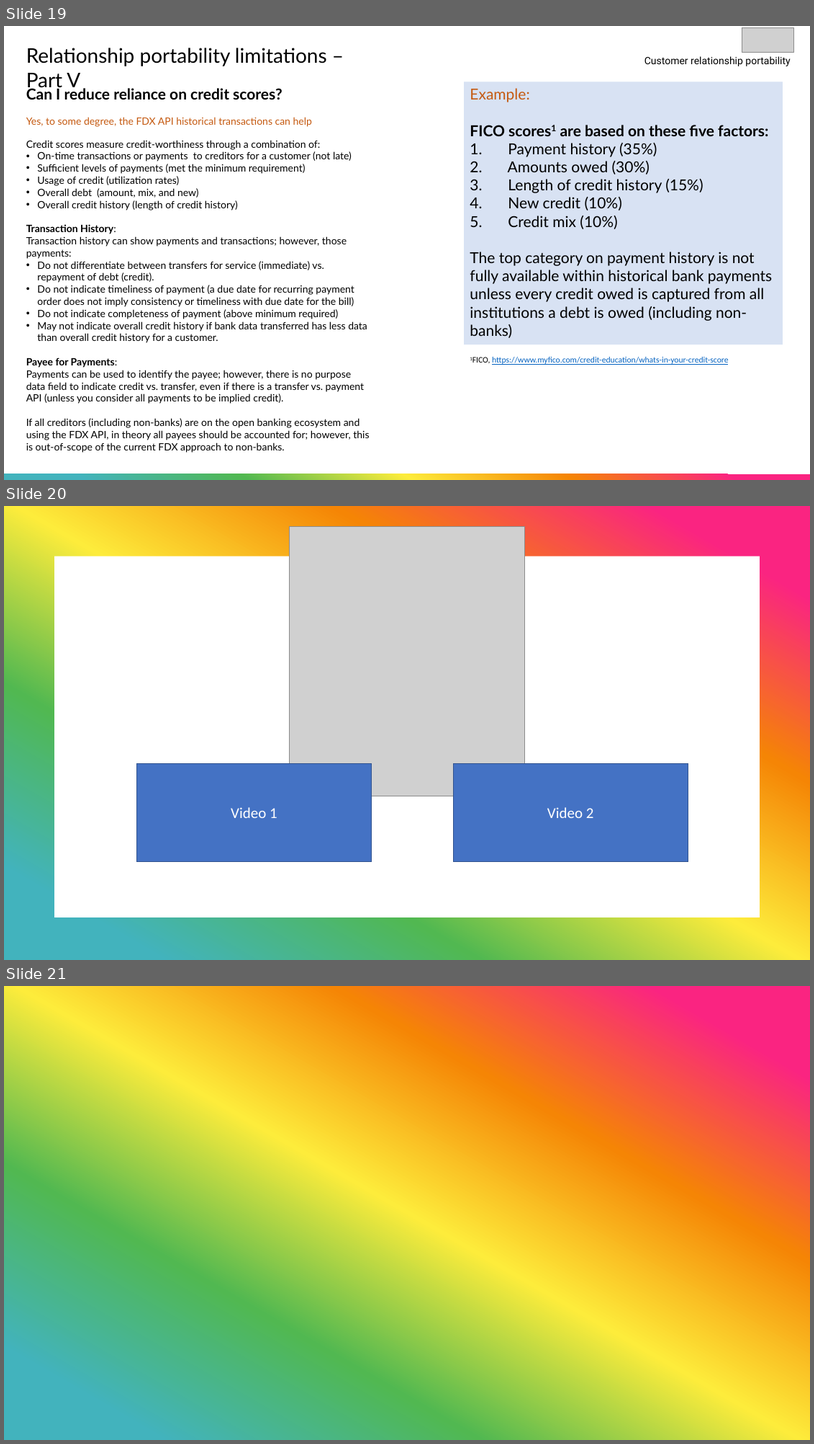
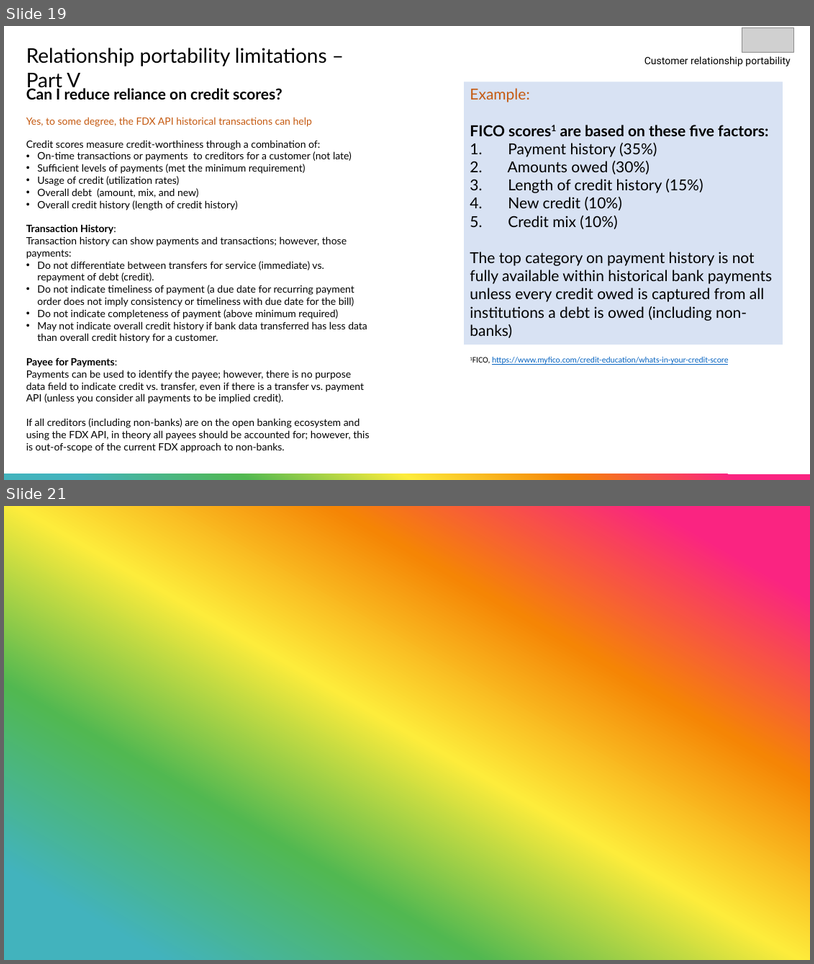
Before and after one commit to platapp/plat-mvp, a slide deck: docs/Plat-Hackathon-Preparation-Materials-2023-01-24-v5.pptx. Shown one above the other, each under a label of ours: slides 19, 20 and 21 before the commit, slides 19 and 21 after it; the slides between them are not shown. The pictures are 814x1444 and 814x964 pixels, drawn with LibreOffice and Linux fonts; fonts in the diff are those of the drawing; grey boxes stand for pictures. Boxes give left, top, right and bottom in pixels: in the first picture for what was removed or moved away, otherwise in the second. Text is boxed around its words. In the diff, an @@ line names an element or a change of style, - is before the commit and + after.

```diff
--- a/docs/Plat-Hackathon-Preparation-Materials-2023-01-24-v5.pptx
+++ b/docs/Plat-Hackathon-Preparation-Materials-2023-01-24-v5.pptx
@@ slide 20 removed at (x1=4, y1=506, x2=810, y2=960), background #FFFFFF @@
@@ rectangle removed at (x1=4, y1=506, x2=810, y2=960) @@
@@ picture removed at (x1=290, y1=527, x2=525, y2=796) @@
@@ rectangle removed at (x1=54, y1=556, x2=760, y2=917) @@
@@ rectangle removed at (x1=136, y1=764, x2=371, y2=862) @@
-Video 1
@@ rectangle removed at (x1=453, y1=764, x2=688, y2=862) @@
-Video 2
```
Also in this commit, not shown: 1 slide added, 1 other file.
